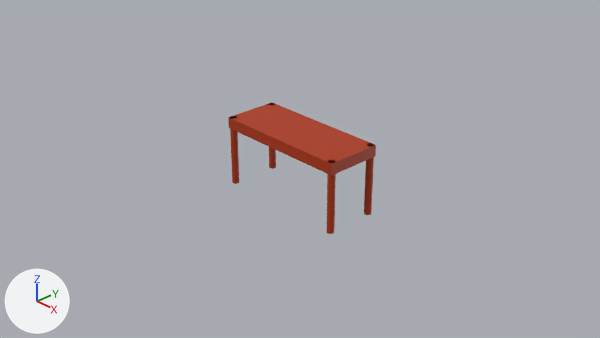
A saved change to the Blender file assets/Desk.blend.
Rendered twice from the file's camera 'Camera'. Every picture has the same lights, and +X, +Y and +Z are marked at lower left.
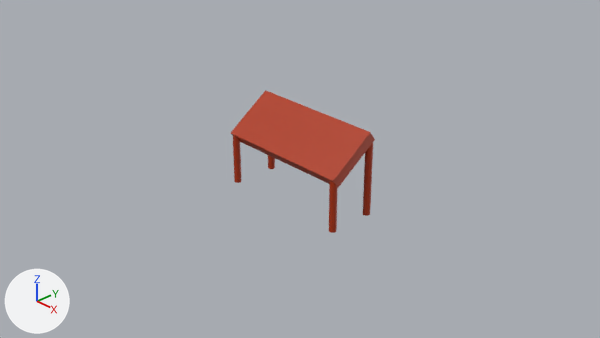
Where the change shows, as pixel boxes [x1, y1, x2, y2] in the pictures (600 x 338 px):
```json
{"object": "Cube", "change": "turned", "before": [228, 102, 376, 176], "after": [231, 90, 375, 188]}
{"object": "Cylinder", "change": "moved, rescaled", "before": [230, 116, 239, 184], "after": [363, 143, 373, 216]}
{"object": "Cylinder.003", "change": "moved, rescaled", "before": [364, 143, 374, 215], "after": [233, 135, 241, 183], "on screen": "18% narrower, 33% shorter"}
{"object": "Cylinder.002", "change": "moved, rescaled", "before": [327, 160, 336, 234], "after": [268, 155, 275, 169]}
{"object": "Cylinder.001", "change": "moved, rescaled", "before": [268, 103, 276, 169], "after": [329, 181, 337, 233]}
```

Scene script edits in JSON lines:
```json
{"op": "set", "path": "ob_cube.rotation_euler", "old": "(0.0, 0.0, 0.0)", "new": "(-0.611, 0.0, 3.142)", "note": "degrees (0, 0, 0) -> degrees (-35, 0, 180)"}
{"op": "set", "path": "ob_cylinder.location", "old": "(-0.95, -0.35, 0.0)", "new": "(0.95, 0.327, 0.05)"}
{"op": "set", "path": "ob_cylinder.scale", "old": "(-0.05, -0.05, 0.5)", "new": "(-0.05, -0.05, 0.55)"}
{"op": "set", "path": "ob_cylinder_001.location", "old": "(-0.95, 0.35, 0.0)", "new": "(0.95, -0.311, -0.123)"}
{"op": "set", "path": "ob_cylinder_001.scale", "old": "(-0.05, -0.05, 0.5)", "new": "(-0.05, -0.05, 0.377)"}
{"op": "set", "path": "ob_cylinder_002.location", "old": "(0.95, -0.35, 0.0)", "new": "(-0.95, 0.327, 0.05)"}
{"op": "set", "path": "ob_cylinder_002.scale", "old": "(-0.05, -0.05, 0.5)", "new": "(-0.05, -0.05, 0.55)"}
{"op": "set", "path": "ob_cylinder_003.location", "old": "(0.95, 0.35, 0.0)", "new": "(-0.95, -0.311, -0.123)"}
{"op": "set", "path": "ob_cylinder_003.scale", "old": "(-0.05, -0.05, 0.5)", "new": "(-0.05, -0.05, 0.377)"}
```
